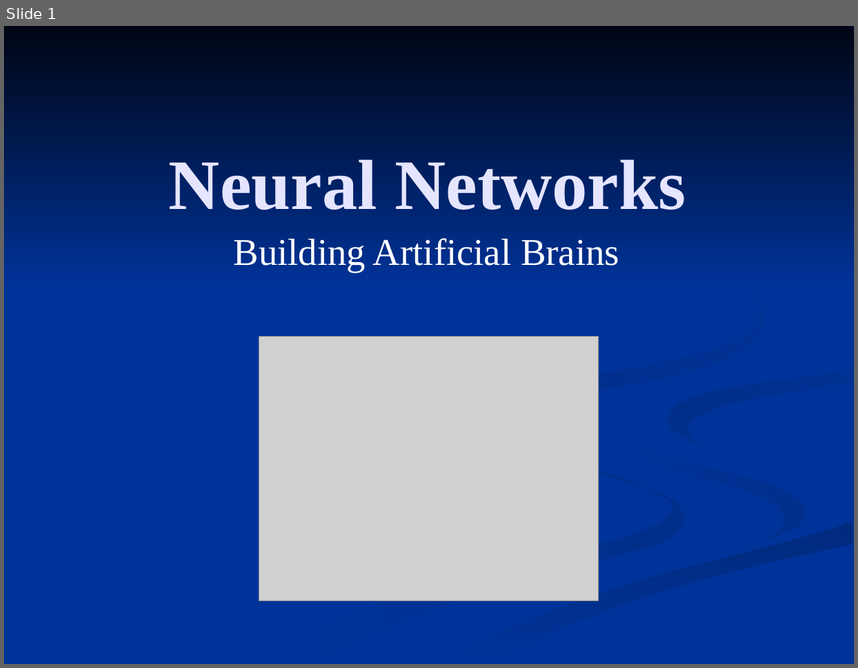
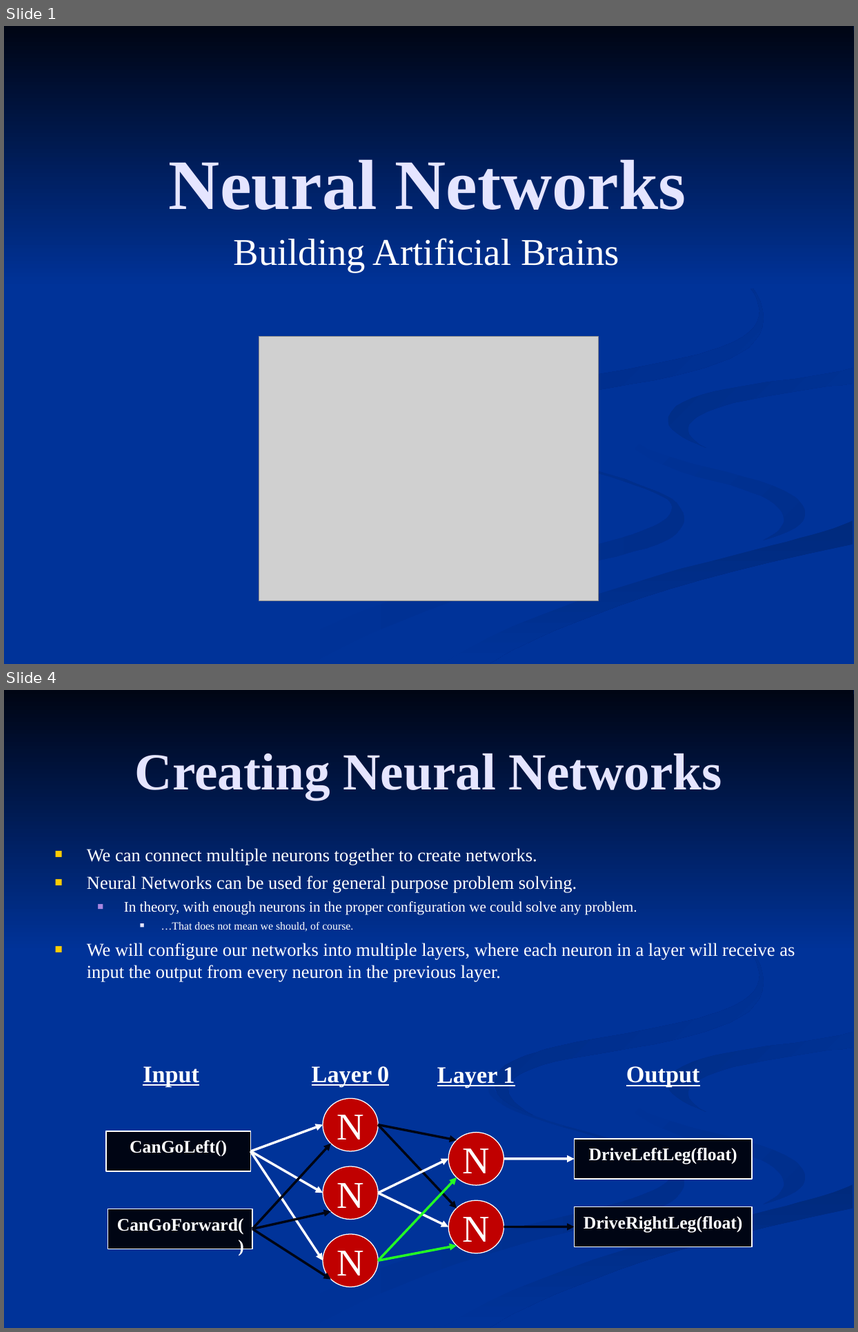
Before and after one commit to FleepyBeepy/Artificial-Intelligence, a slide deck: Lecture Slides/8.2 - Neural Networks.ppt. Shown one above the other, each under a label of ours: slide 1 before the commit, slides 1 and 4 after it; the slides between them are not shown. The pictures are 858x668 and 858x1332 pixels, drawn with LibreOffice and Linux fonts; fonts in the diff are those of the drawing; grey boxes stand for pictures. Boxes give left, top, right and bottom in pixels: in the first picture for what was removed or moved away, otherwise in the second. Text is boxed around its words. In the diff, an @@ line names an element or a change of style, - is before the commit and + after.

Commit message:
Large Neural Network slide rework

```diff
--- a/Lecture Slides/8.2 - Neural Networks.ppt
+++ b/Lecture Slides/8.2 - Neural Networks.ppt
@@ slide 4 added at bbox=[4, 690, 854, 1328], background #003399; not listed: 7 template elements that a slide beside it also shows @@
@@ title added at bbox=[135, 753, 722, 799], 44 pt, text #E5E5FF, bold @@
+Creating Neural Networks
@@ text added at bbox=[87, 848, 795, 982], 15.5 pt, text #FFFFFF @@
+■ We can connect multiple neurons together to create networks.
+■ Neural Networks can be used for general purpose problem solving.
+  ■ In theory, with enough neurons in the proper configuration we could solve any problem.
+    ■ …That does not mean we should, of course.
+■ We will configure our networks into multiple layers, where each neuron in a layer will receive as input the output from every neuron in the previous layer.
@@ text added at bbox=[143, 1066, 199, 1087], 20 pt, text #FFFFFF, bold, underline @@
+Input
@@ text added at bbox=[312, 1066, 389, 1087], 20 pt, text #FFFFFF, bold, underline @@
+Layer 0
@@ text added at bbox=[437, 1067, 515, 1087], 20 pt, text #FFFFFF, bold, underline @@
+Layer 1
@@ text added at bbox=[626, 1066, 700, 1087], 20 pt, text #FFFFFF, bold, underline @@
+Output
@@ ellipse added at bbox=[323, 1098, 378, 1151], fill #C00000, outline #FFFFFF 0.74 pt, 32 pt, text #FFFFFF @@
+N
@@ rectangle added at bbox=[106, 1131, 250, 1171], fill #000514, outline #FFFFFF 0.74 pt, 15 pt, text #FFFFFF, bold @@
+CanGoLeft()
@@ arrow added from (250, 1151) to (323, 1125), #FFFFFF 2.01 pt @@
@@ arrow added from (252, 1229) to (331, 1143), #000514 2.01 pt @@
@@ arrow added from (378, 1125) to (457, 1140), #000514 2.01 pt @@
@@ arrow added from (378, 1125) to (457, 1208), #000514 2.01 pt @@
@@ ellipse added at bbox=[448, 1132, 504, 1185], fill #C00000, outline #FFFFFF 0.74 pt, 32 pt, text #FFFFFF @@
+N
@@ rectangle added at bbox=[575, 1138, 752, 1179], fill #000514, outline #FFFFFF 0.74 pt, 15 pt, text #FFFFFF, bold @@
+DriveLeftLeg(float)
@@ arrow added from (250, 1151) to (323, 1192), #FFFFFF 2.01 pt @@
@@ arrow added from (250, 1151) to (323, 1261), #FFFFFF 2.01 pt @@
@@ arrow added from (378, 1192) to (448, 1159), #FFFFFF 2.01 pt @@
@@ arrow added from (504, 1159) to (575, 1159), #FFFFFF 2.01 pt @@
@@ ellipse added at bbox=[323, 1166, 378, 1219], fill #C00000, outline #FFFFFF 0.74 pt, 32 pt, text #FFFFFF @@
+N
@@ arrow added from (378, 1261) to (457, 1177), #24FF24 2.01 pt @@
@@ arrow added from (378, 1192) to (448, 1226), #FFFFFF 2.01 pt @@
@@ ellipse added at bbox=[448, 1200, 504, 1253], fill #C00000, outline #FFFFFF 0.74 pt, 32 pt, text #FFFFFF @@
+N
@@ rectangle added at bbox=[575, 1206, 752, 1246], fill #000514, outline #FFFFFF 0.74 pt, 15 pt, text #FFFFFF, bold @@
+DriveRightLeg(float)
@@ rectangle added at bbox=[107, 1209, 252, 1248], fill #000514, outline #FFFFFF 0.74 pt, 15 pt, text #FFFFFF, bold @@
+CanGoForward()
@@ arrow added from (252, 1229) to (331, 1211), #000514 2.01 pt @@
@@ arrow added from (504, 1226) to (575, 1226), #000514 2.01 pt @@
@@ arrow added from (252, 1229) to (331, 1279), #000514 2.01 pt @@
@@ ellipse added at bbox=[323, 1234, 378, 1287], fill #C00000, outline #FFFFFF 0.74 pt, 32 pt, text #FFFFFF @@
+N
@@ arrow added from (378, 1261) to (457, 1245), #24FF24 2.01 pt @@
```
Also in this commit, not shown: 3 other slides changed, 12 other slides added, 2 slides removed, 1 other file.
